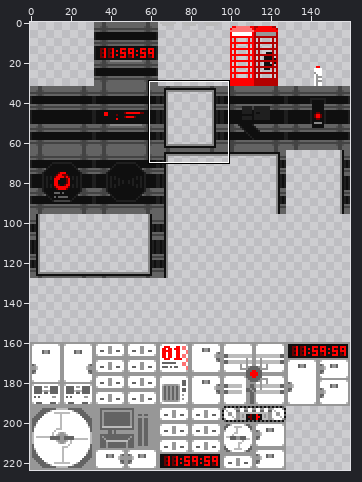
Sprite sheet: src/graphics/tiles.png. The picture above shows the old version from afar; the outline marks the close-up.
Close-up. Before the edit:
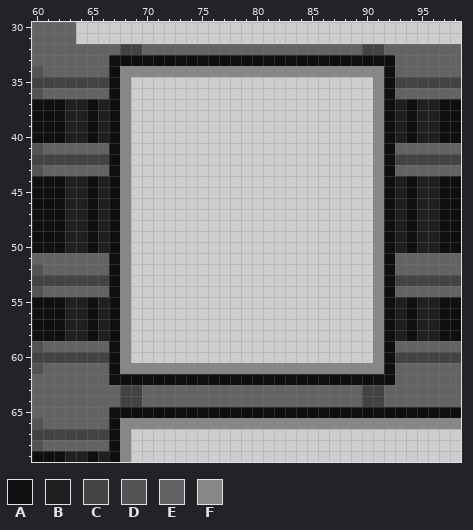
The file is 160x224 pixels. Colours within 5 levels of each other are drawn and written as one. Shown: x 60..98, y 30..69.
Palette (. is transparent): A #0f0f0f  B #1f1f1f  C #434343  D #535353  E #636363  F #878787
Pixels before, first column x 60:
30 EEEE...................................
31 EEEE...................................
32 EEEEEEEECCEEEEEEEEEEEEEEEEEEEECCEEEEEEE
33 EEEEEEEAAAAAAAAAAAAAAAAAAAAAAAAAAEEEEEE
34 DEEEEEEAFFFFFFFFFFFFFFFFFFFFFFFFAEEEEEE
35 CCCCCCCAF......................FACCCCCC
36 DEEEEEEAF......................FAEEEEEE
37 AAABBABAF......................FABABBAA
38 AAABBABAF......................FABABBAA
39 AAABBABAF......................FABABBAA
40 AAABBABAF......................FABABBAA
41 DEEEEEEAF......................FAEEEEEE
42 CCCCCCCAF......................FACCCCCC
43 DEEEEEEAF......................FAEEEEEE
44 AAABBABAF......................FABABBAA
45 AAABBABAF......................FABABBAA
46 AAABBABAF......................FABABBAA
47 AAABBABAF......................FABABBAA
48 AAABBABAF......................FABABBAA
49 AAABBABAF......................FABABBAA
50 AAABBABAF......................FABABBAA
51 EEEEEEEAF......................FAEEEEEE
52 DEEEEEEAF......................FAEEEEEE
53 CCCCCCCAF......................FACCCCCC
54 DEEEEEEAF......................FAEEEEEE
55 AAABBABAF......................FABABBAA
56 AAABBABAF......................FABABBAA
57 AAABBABAF......................FABABBAA
58 AAABBABAF......................FABABBAA
59 DEEEEEEAF......................FAEEEEEE
60 CCCCCCCAF......................FACCCCCC
61 DEEEEEEAFFFFFFFFFFFFFFFFFFFFFFFFAEEEEEE
62 EEEEEEEAAAAAAAAAAAAAAAAAAAAAAAAAAEEEEEE
63 EEEEEEEECCEEEEEEEEEEEEEEEEEEEECCEEEEEEE
64 EEEEEEEECCEEEEEEEEEEEEEEEEEEEECCEEEEEEE
65 EEEEEEEAAAAAAAAAAAAAAAAAAAAAAAAAAAAAAAA
66 DEEEEEEAFFFFFFFFFFFFFFFFFFFFFFFFFFFFFFF
67 CCCCCCCAF..............................
68 DEEEEEEAF..............................
69 AAABBABAF..............................
After the commit:
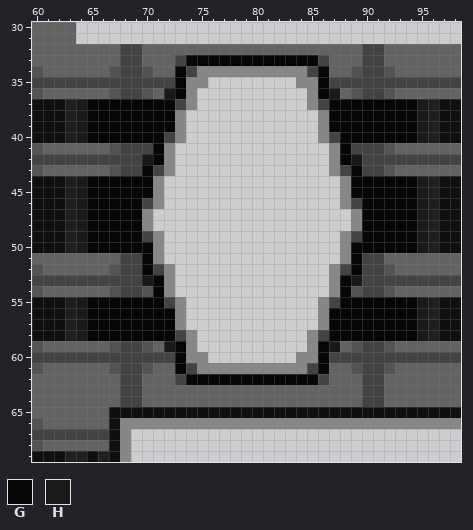
Colours new in this view: G #060606  H #191919
Edits made:
y 33: x 67..92 AAAAAAAAAAAAAAAAAAAAAAAAAA -> ECCEEECGGGGGGGGGGGGCEEECCE
y 34: x 67..74 AFFFFFFF -> DCCDEEGC; x 85..92 FFFFFFFA -> CGEEDCCD
y 35: x 67..75 AF....... -> CCCCCCGFF; x 84..92 .......FA -> FFGCCCCCC
y 36: x 67..74 AF...... -> DCCDEHGF; x 85..92 ......FA -> FGHEDCCD
y 37: x 64..74 BABAF...... -> HGGGGGGGGCF; x 85..95 ......FABAB -> FCGGGGGGGGH
y 38..39: x 64..73 BABAF..... -> HGGGGGGGGF; x 86..95 .....FABAB -> FGGGGGGGGH
y 40: x 64..73 BABAF..... -> HGGGGGGGCF; x 86..95 .....FABAB -> FCGGGGGGGH
y 41: x 67..72 AF.... -> DCCCGF; x 87..92 ....FA -> FGCCCD
y 42: x 67..72 AF.... -> CCCHGF; x 87..92 ....FA -> FGHCCC
y 43: x 67..72 AF.... -> DCCGCF; x 87..92 ....FA -> FCGCCD
y 44..45: x 64..71 BABAF... -> HGGGGGGF; x 88..95 ...FABAB -> FGGGGGGH
y 46: x 64..71 BABAF... -> HGGGGGCF; x 88..95 ...FABAB -> FCGGGGGH
y 47..48: x 64..70 BABAF.. -> HGGGGGF; x 89..95 ..FABAB -> FGGGGGH
y 49: x 64..71 BABAF... -> HGGGGGCF; x 88..95 ...FABAB -> FCGGGGGH
y 50: x 64..71 BABAF... -> HGGGGGGF; x 88..95 ...FABAB -> FGGGGGGH
y 51: x 67..71 AF... -> ECCGF; x 88..92 ...FA -> FGCCE
y 52: x 67..72 AF.... -> DCCGCF; x 87..92 ....FA -> FCGCCD
y 53: x 67..72 AF.... -> CCCHGF; x 87..92 ....FA -> FGHCCC
y 54: x 67..72 AF.... -> DCCDGF; x 87..92 ....FA -> FGDCCD
y 55: x 64..73 BABAF..... -> HGGGGGGGCF; x 86..95 .....FABAB -> FCGGGGGGGH
y 56..57: x 64..73 BABAF..... -> HGGGGGGGGF; x 86..95 .....FABAB -> FGGGGGGGGH
y 58: x 64..74 BABAF...... -> HGGGGGGGGCF; x 85..95 ......FABAB -> FCGGGGGGGGH
y 59: x 67..74 AF...... -> DCCDEHGF; x 85..92 ......FA -> FGHEDCCD
y 60: x 67..75 AF....... -> CCCCCCGFF; x 84..92 .......FA -> FFGCCCCCC
y 61: x 67..74 AFFFFFFF -> DCCDEEGC; x 85..92 FFFFFFFA -> CGEEDCCD
y 62: x 67..92 AAAAAAAAAAAAAAAAAAAAAAAAAA -> ECCEEECGGGGGGGGGGGGCEEECCE
